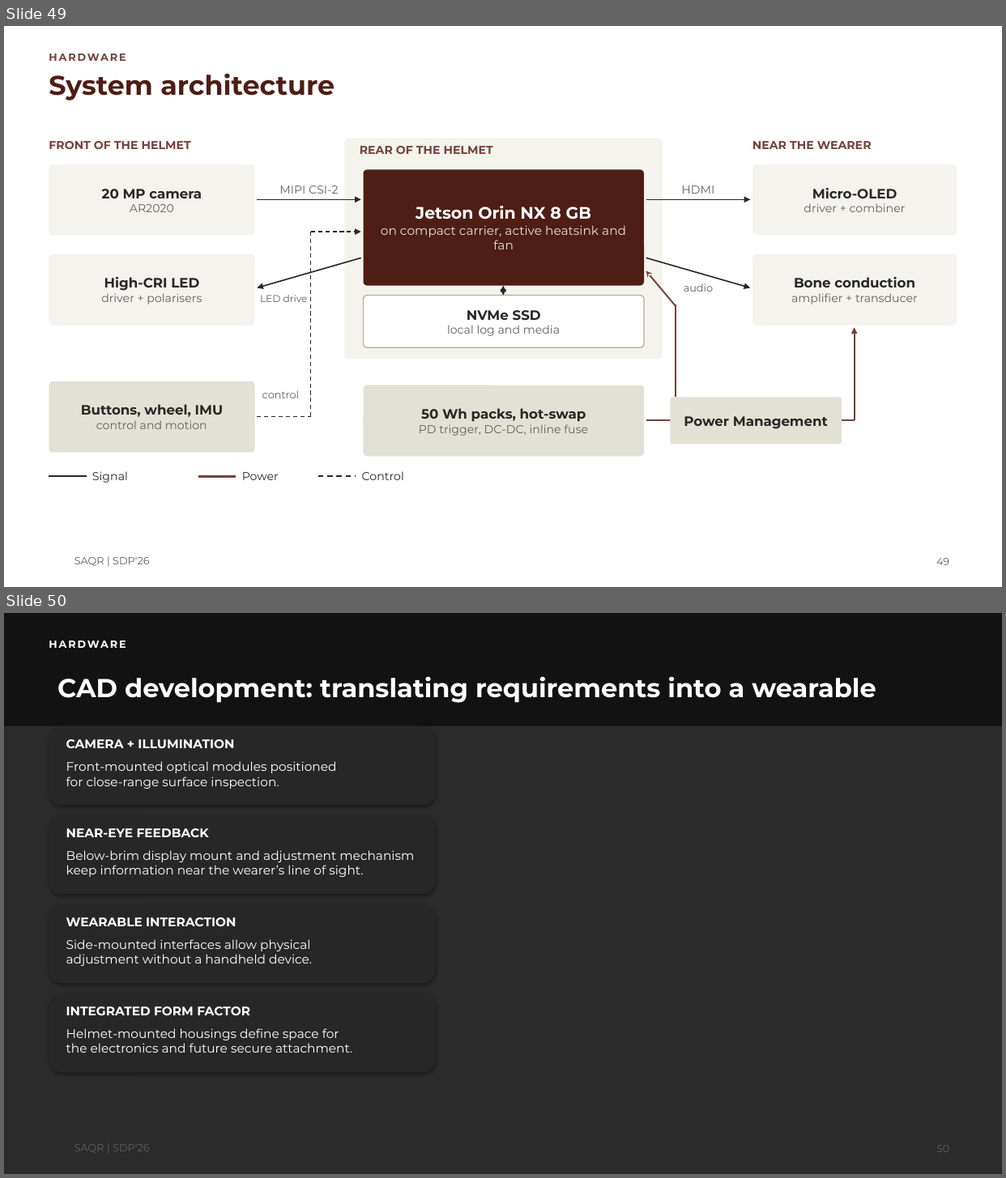
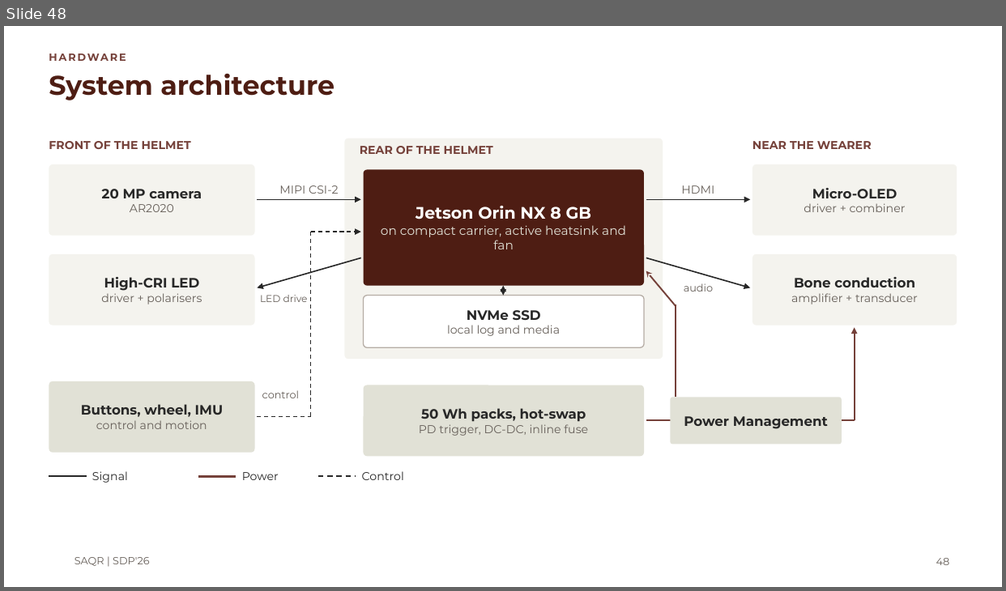
Before and after one commit to MASAR-AUS/SAQR, a slide deck: SAQR CMP490 Presentation.pptx. Shown one above the other, each under a label of ours: slides 49 and 50 before the commit, slide 48 after it. The pictures are 1006x1178 and 1006x591 pixels, drawn with LibreOffice and Linux fonts; fonts in the diff are those of the drawing; background and template pictures are left out; a plain dark background stands for a picture behind light text. Boxes give left, top, right and bottom in pixels: in the first picture for what was removed or moved away, otherwise in the second. Text is boxed around its words. In the diff, an @@ line names an element or a change of style, - is before the commit and + after.

Commit message:
hardware slides edit

```diff
--- a/SAQR CMP490 Presentation.pptx
+++ b/SAQR CMP490 Presentation.pptx
@@ slide 50 removed at box(4, 613, 1002, 1174), background picture (left out); not listed: 1 template element that a slide beside it also shows @@
@@ rectangle removed at box(4, 613, 1002, 726) @@
@@ text removed at box(49, 636, 722, 652) @@
-HARDWARE
@@ text removed at box(57, 676, 876, 703) @@
-CAD development: translating requirements into a wearable
@@ rounded rectangle removed at box(49, 726, 435, 806) @@
@@ text removed at box(66, 739, 234, 748) @@
-CAMERA + ILLUMINATION
@@ text removed at box(66, 761, 337, 789) @@
-Front-mounted optical modules positioned for close-range surface inspection.
@@ rounded rectangle removed at box(49, 815, 435, 895) @@
@@ text removed at box(66, 828, 209, 837) @@
-NEAR-EYE FEEDBACK
@@ text removed at box(66, 850, 414, 877) @@
-Below-brim display mount and adjustment mechanism keep information near the wearer’s line of sight.
@@ rounded rectangle removed at box(49, 905, 435, 983) @@
@@ text removed at box(66, 918, 236, 926) @@
-WEARABLE INTERACTION
@@ text removed at box(66, 939, 312, 966) @@
-Side-mounted interfaces allow physical adjustment without a handheld device.
@@ rounded rectangle removed at box(49, 994, 435, 1072) @@
@@ text removed at box(66, 1007, 250, 1016) @@
-INTEGRATED FORM FACTOR
@@ text removed at box(66, 1029, 352, 1053) @@
-Helmet-mounted housings define space for the electronics and future secure attachment.
@@ page number removed at box(937, 1145, 950, 1152) @@
-50
@@ what was slide 49 is now slide 48 @@
@@ page number at box(936, 558, 950, 565): text changed @@
-49
+48
```
Also in this commit, not shown: 4 slides changed, 2 other slides removed.
